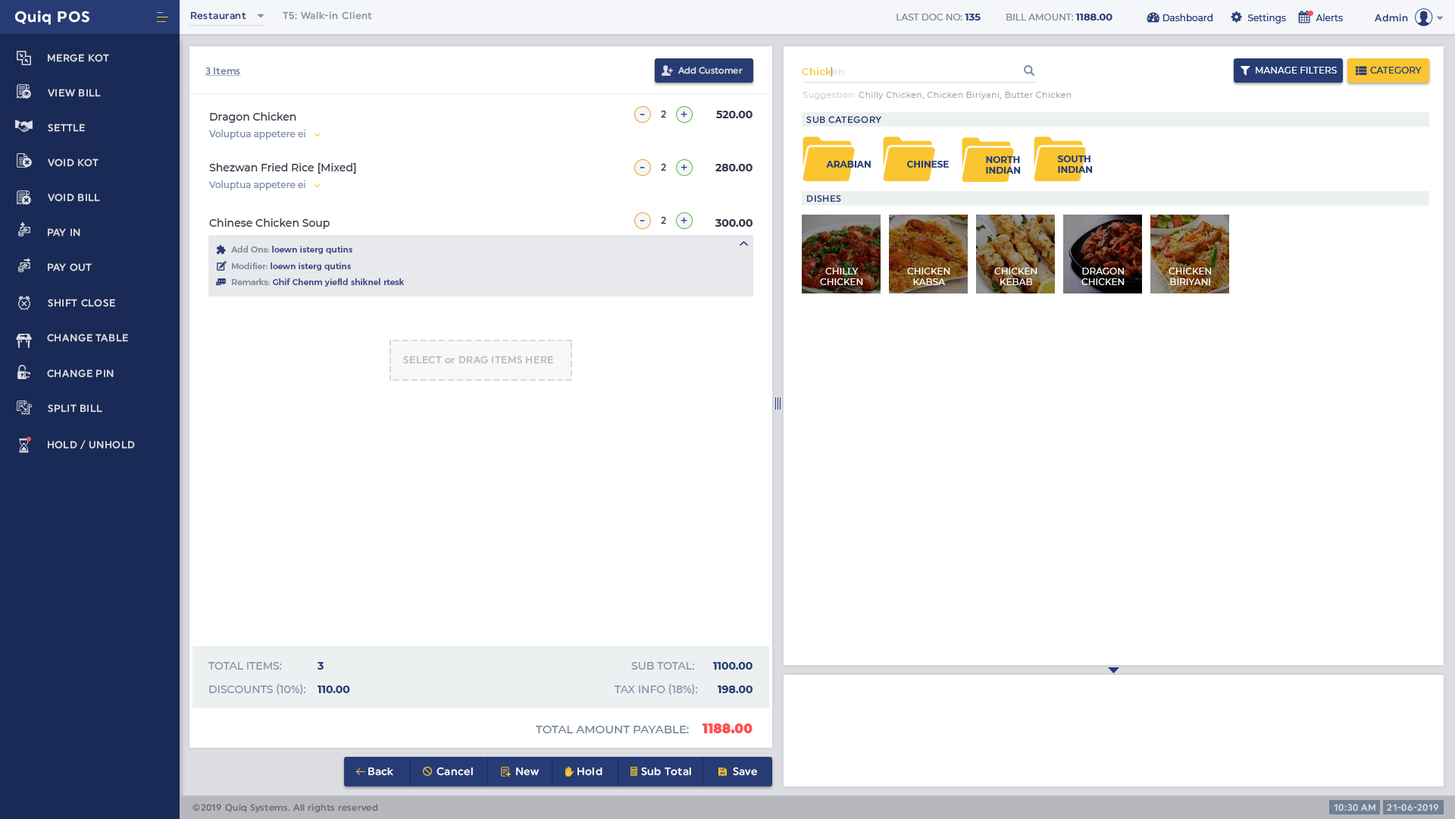
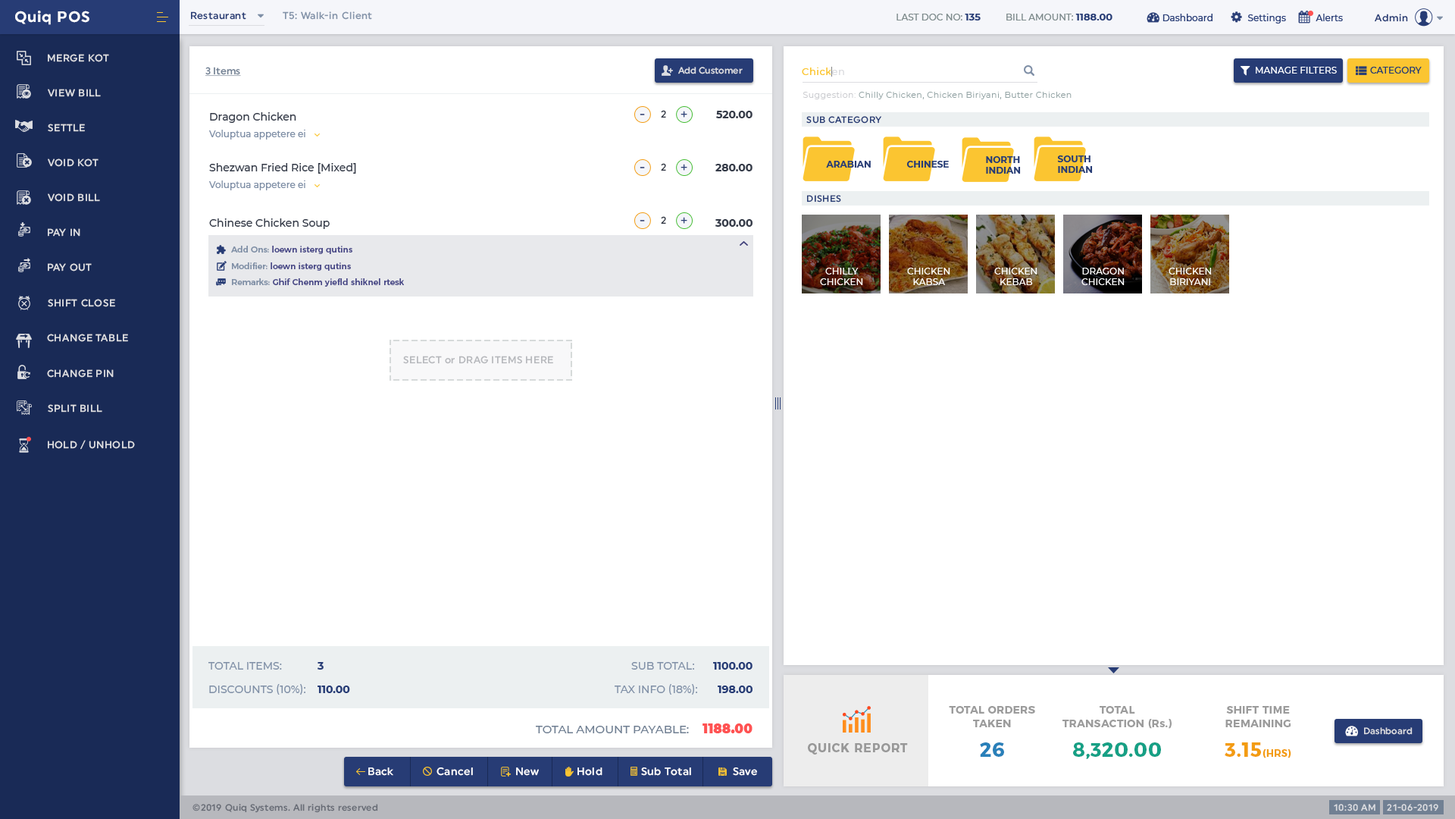
Layers edited between the first and the second 1455x819 image:
added layer (unnamed layer) above "Dashboard" over (1345, 725, 1359, 737)
added layer "Dashboard" above "Rounded Rectangle 1 copy 2" over (1364, 726, 1413, 735)
added layer "Rounded Rectangle 1 copy 2" above "3.15(Hrs)" over (1334, 718, 1423, 743)
added layer "3.15(Hrs)" above "Shift Time Remaining" over (1224, 742, 1292, 758)
added layer "Shift Time Remaining" above "8,320.00" over (1225, 705, 1291, 727)
added layer "8,320.00" above "Total Transaction (Rs.)" over (1073, 742, 1162, 759)
added layer "Total Transaction (Rs.)" above "26" over (1062, 705, 1172, 729)
added layer "26" above "Total Orders Taken" over (980, 742, 1005, 757)
added layer "Total Orders Taken" above "graph" over (948, 705, 1036, 727)
added layer "graph" above "Quick Report" over (842, 705, 871, 733)
added layer "Quick Report" above "Select or Drag Items Here" over (808, 742, 909, 755)
